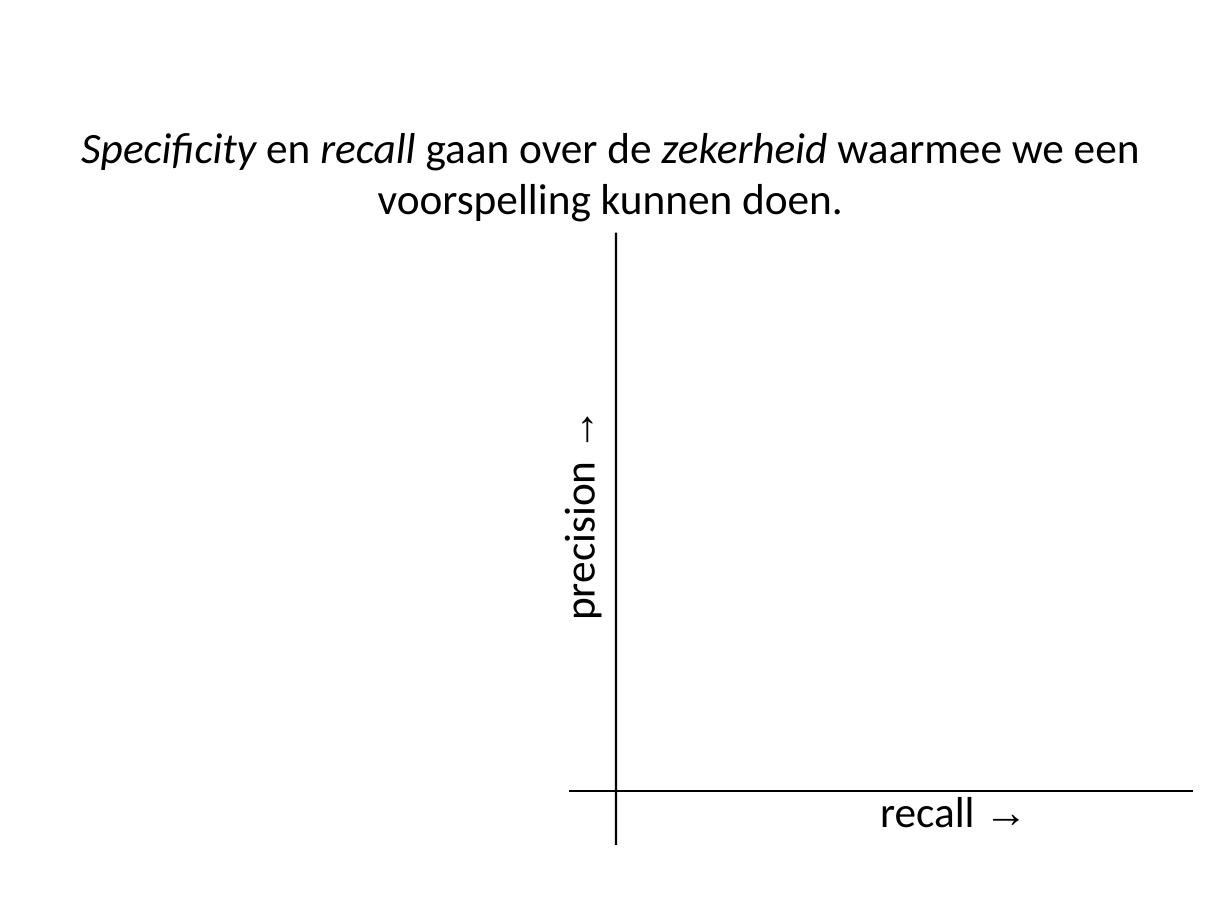
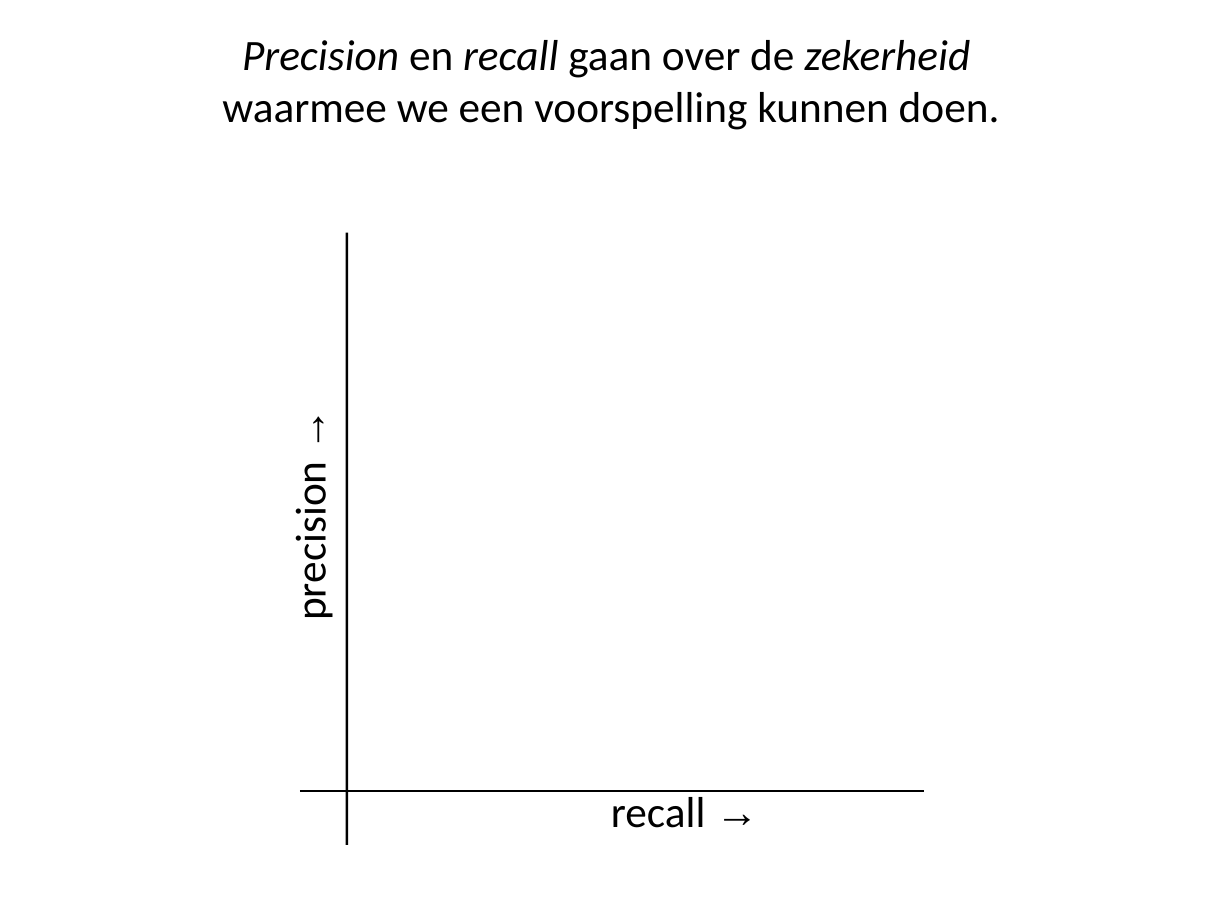
Before and after one commit to hanze-hbo-ict/Machine-Learning, a slide deck: slide 28 of docs/lectures/wk5/ML_wk5_Modeleval_tuning-Dimred.pptx. Drawn at 1232x924 pixels with LibreOffice and Linux fonts; fonts in the diff are those of the drawing. Boxes give left, top, right and bottom in pixels: in the first picture for what was removed or moved away, otherwise in the second. Text is boxed around its words. In the diff, an @@ line names an element or a change of style, - is before the commit and + after.

```diff
--- a/docs/lectures/wk5/ML_wk5_Modeleval_tuning-Dimred.pptx
+++ b/docs/lectures/wk5/ML_wk5_Modeleval_tuning-Dimred.pptx
@@ text at [222, 40, 1000, 130]: text changed @@
-Specificity en recall gaan over de zekerheid waarmee we een voorspelling kunnen doen.
+Precision en recall gaan over de zekerheid
+waarmee we een voorspelling kunnen doen.
@@ 2 texts, 2 lines: place and size @@
-2 texts, 2 lines at [553, 232, 1193, 845]
+2 texts, 2 lines at [284, 232, 924, 845]
```
Also in this commit, not shown: 1 other slide changed, 3 slides added, 1 slide removed, 5 other files.
